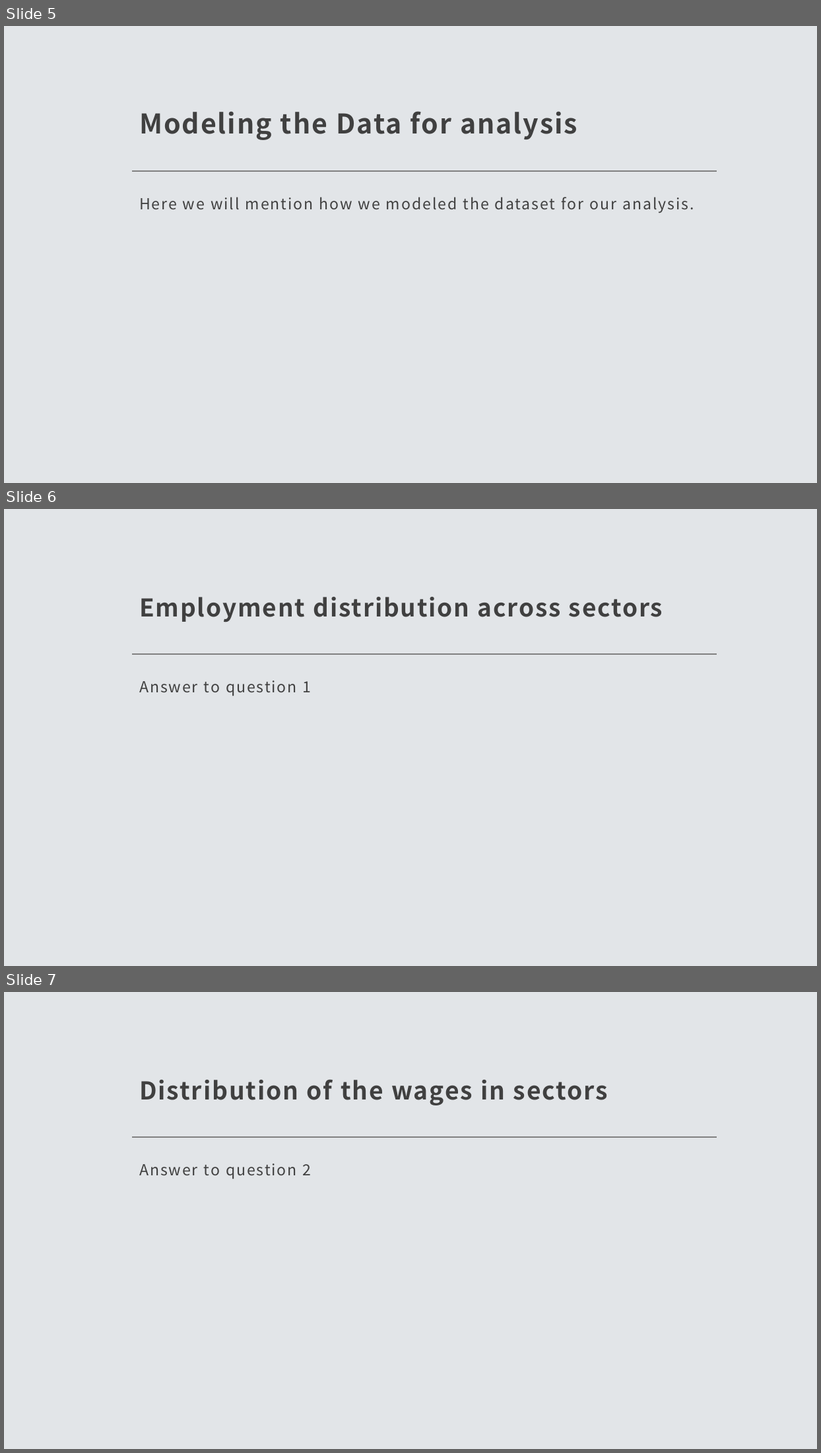
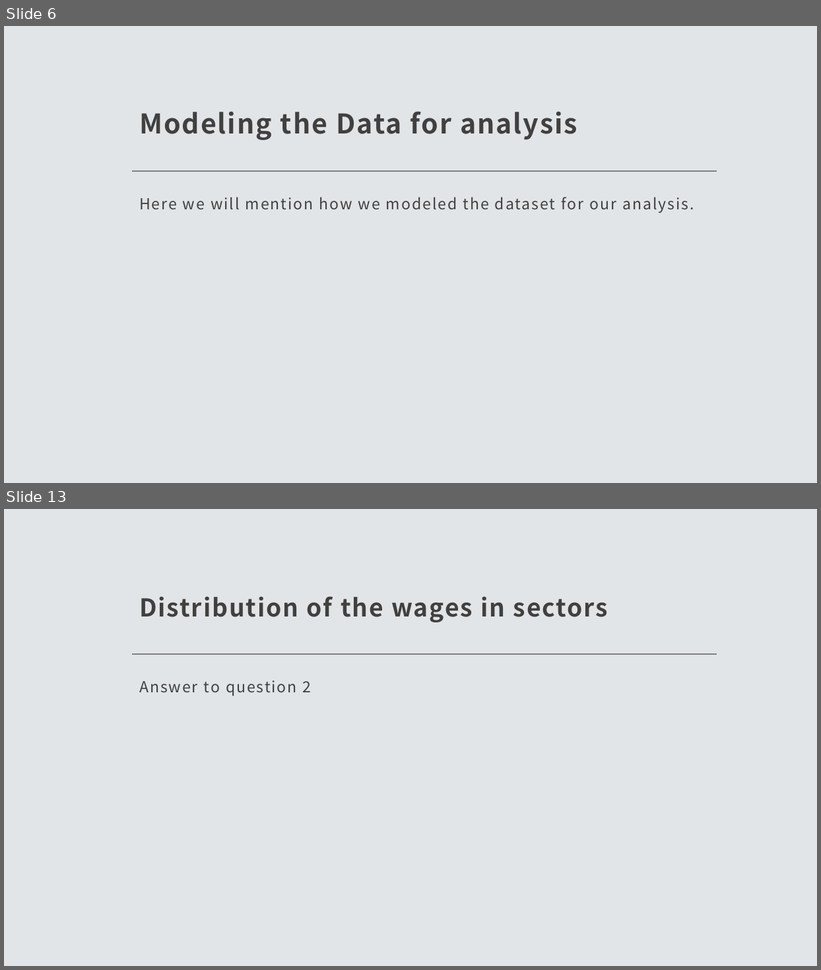
Before and after one commit to vinaya-kusuma/Project1, a slide deck: Project1.pptx. Shown one above the other, each under a label of ours: slides 5, 6 and 7 before the commit, slides 6 and 13 after it; the slides between them are not shown. The pictures are 821x1453 and 821x970 pixels, drawn with LibreOffice and Linux fonts; fonts in the diff are those of the drawing. Boxes give left, top, right and bottom in pixels: in the first picture for what was removed or moved away, otherwise in the second. Text is boxed around its words. In the diff, an @@ line names an element or a change of style, - is before the commit and + after.

Commit message:
Updated the ppt slides for employment distribution

```diff
--- a/Project1.pptx
+++ b/Project1.pptx
@@ slide 6 removed at [4, 509, 817, 966], background #E2E5E8; not listed: 1 template element that a slide beside it also shows @@
@@ title removed at [139, 597, 663, 623] @@
-Employment distribution across sectors
@@ text removed at [139, 681, 312, 696] @@
-Answer to question 1
@@ what was slide 5 is now slide 6 @@
@@ what was slide 7 is now slide 13 @@
```
Also in this commit, not shown: 3 slides changed, 8 slides added, 1 other slide removed.
